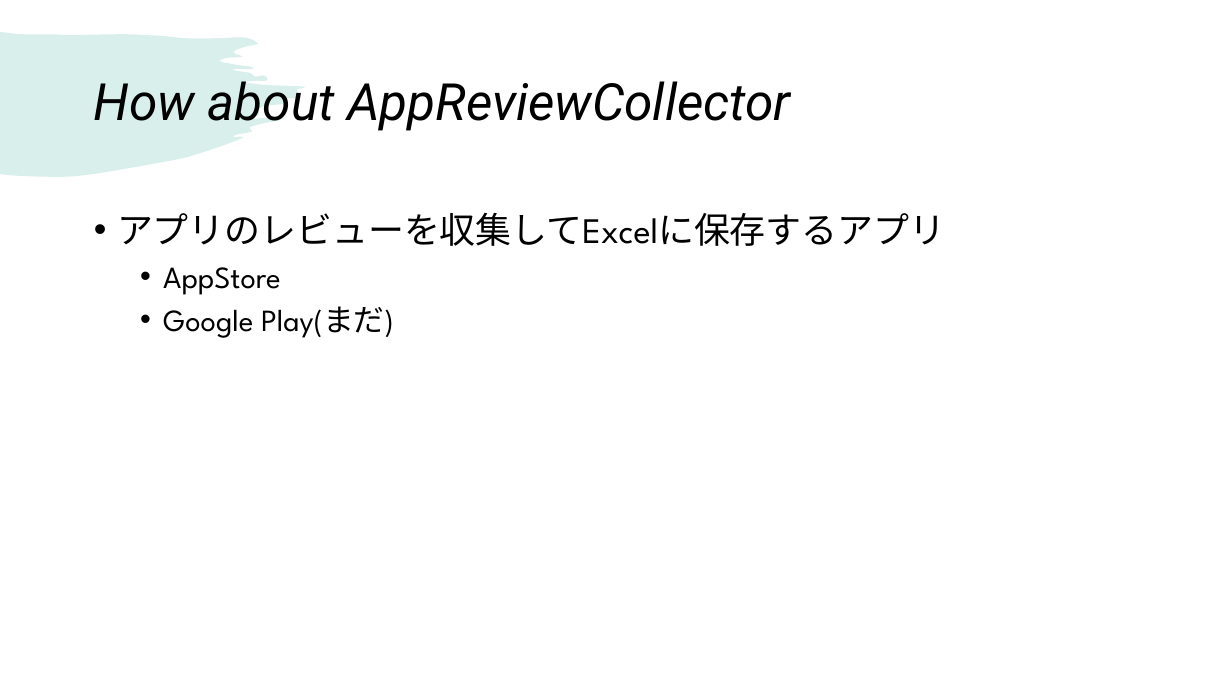
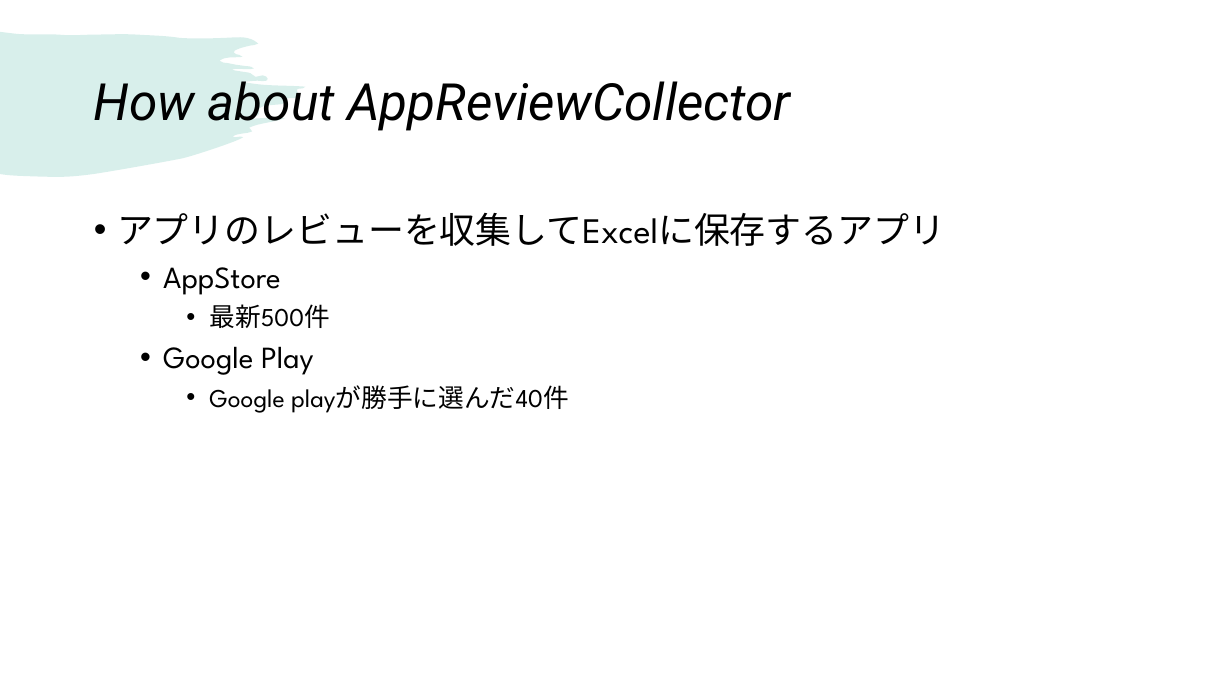
Before and after one commit to Juvenile0630/AppReviewController, a slide deck: slide 2 of AppReviewCollector.pptx. Drawn at 1232x693 pixels with LibreOffice and Linux fonts; fonts in the diff are those of the drawing. Boxes give left, top, right and bottom in pixels: in the first picture for what was removed or moved away, otherwise in the second. Text is boxed around its words. In the diff, an @@ line names an element or a change of style, - is before the commit and + after.

Commit message:
fixed: google play

```diff
--- a/AppReviewCollector.pptx
+++ b/AppReviewCollector.pptx
@@ text at bbox=[163, 304, 569, 413]: text changed; size 24 to 20 pt @@
-  • Google Play(まだ)
+    • 最新500件
+  • Google Play
+    • Google playが勝手に選んだ40件
```
Also in this commit, not shown: 1 slide added, 3 other files.
